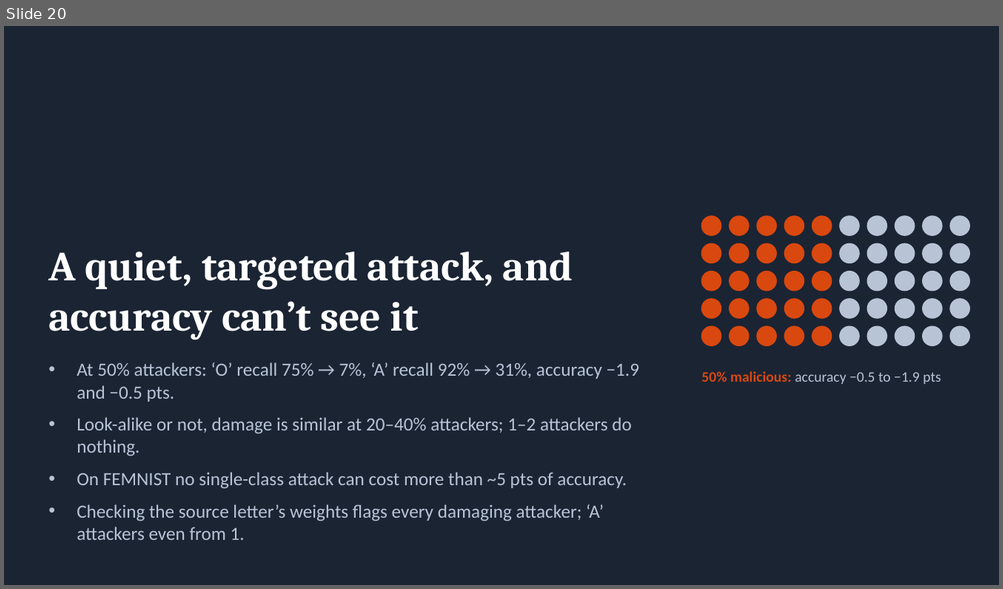
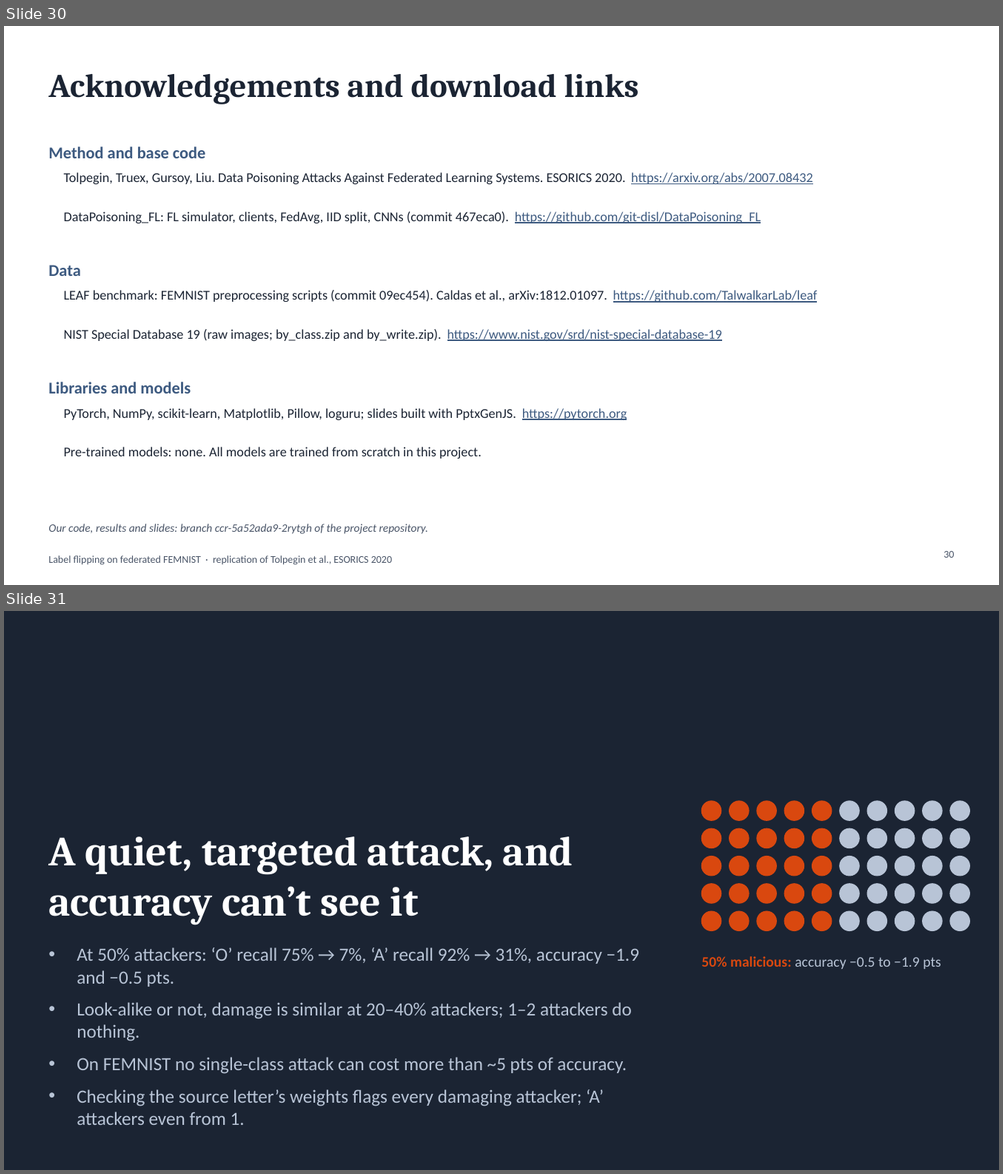
Before and after one commit to wetthamm/FederatedLearning, a slide deck: writeup/FEMNIST_label_flipping.pptx. Shown one above the other, each under a label of ours: slide 20 before the commit, slides 30 and 31 after it. The pictures are 1003x589 and 1003x1174 pixels, drawn with LibreOffice and Linux fonts; fonts in the diff are those of the drawing. Boxes give left, top, right and bottom in pixels: in the first picture for what was removed or moved away, otherwise in the second. Text is boxed around its words. In the diff, an @@ line names an element or a change of style, - is before the commit and + after.

```diff
--- a/writeup/FEMNIST_label_flipping.pptx
+++ b/writeup/FEMNIST_label_flipping.pptx
@@ slide 30 added at bbox=[4, 26, 999, 585], background #FFFFFF @@
@@ title added at bbox=[48, 74, 639, 104], 32 pt, text #1B2433, bold @@
+Acknowledgements and download links
@@ text added at bbox=[48, 147, 205, 158], 16 pt, text #3D5A80, bold @@
+Method and base code
@@ text added at bbox=[64, 173, 813, 184], 13 pt, text #1B2433 @@
+Tolpegin, Truex, Gursoy, Liu. Data Poisoning Attacks Against Federated Learning Systems. ESORICS 2020. https://arxiv.org/abs/2007.08432
@@ text added at bbox=[64, 212, 761, 224], 13 pt, text #1B2433 @@
+DataPoisoning_FL: FL simulator, clients, FedAvg, IID split, CNNs (commit 467eca0). https://github.com/git-disl/DataPoisoning_FL
@@ text added at bbox=[48, 265, 80, 276], 16 pt, text #3D5A80, bold @@
+Data
@@ text added at bbox=[64, 290, 817, 303], 13 pt, text #1B2433 @@
+LEAF benchmark: FEMNIST preprocessing scripts (commit 09ec454). Caldas et al., arXiv:1812.01097. https://github.com/TalwalkarLab/leaf
@@ text added at bbox=[64, 329, 722, 341], 13 pt, text #1B2433 @@
+NIST Special Database 19 (raw images; by_class.zip and by_write.zip). https://www.nist.gov/srd/nist-special-database-19
@@ text added at bbox=[48, 382, 190, 394], 16 pt, text #3D5A80, bold @@
+Libraries and models
@@ text added at bbox=[64, 409, 627, 420], 13 pt, text #1B2433 @@
+PyTorch, NumPy, scikit-learn, Matplotlib, Pillow, loguru; slides built with PptxGenJS. https://pytorch.org
@@ text added at bbox=[64, 447, 481, 459], 13 pt, text #1B2433 @@
+Pre-trained models: none. All models are trained from scratch in this project.
@@ text added at bbox=[48, 524, 428, 534], 11 pt, text #4A5568, italic @@
+Our code, results and slides: branch ccr-5a52ada9-2rytgh of the project repository.
@@ text added at bbox=[48, 556, 392, 565], 10 pt, text #4A5568 @@
+Label flipping on federated FEMNIST · replication of Tolpegin et al., ESORICS 2020
@@ page number added at bbox=[943, 551, 953, 558], 10 pt, text #4A5568 @@
+30
@@ what was slide 20 is now slide 31 @@
```
Also in this commit, not shown: 10 other slides added, 27 other files.
